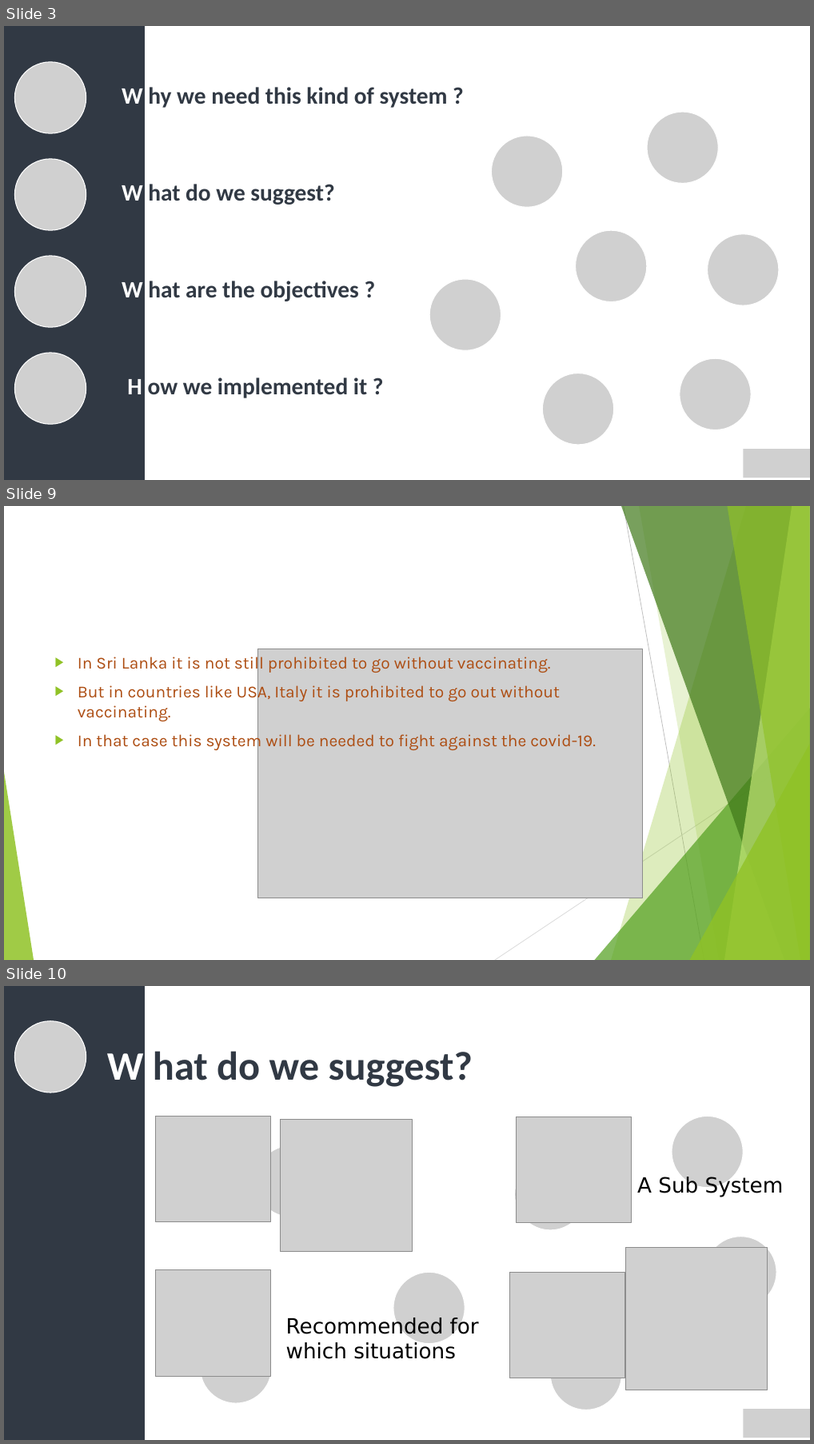
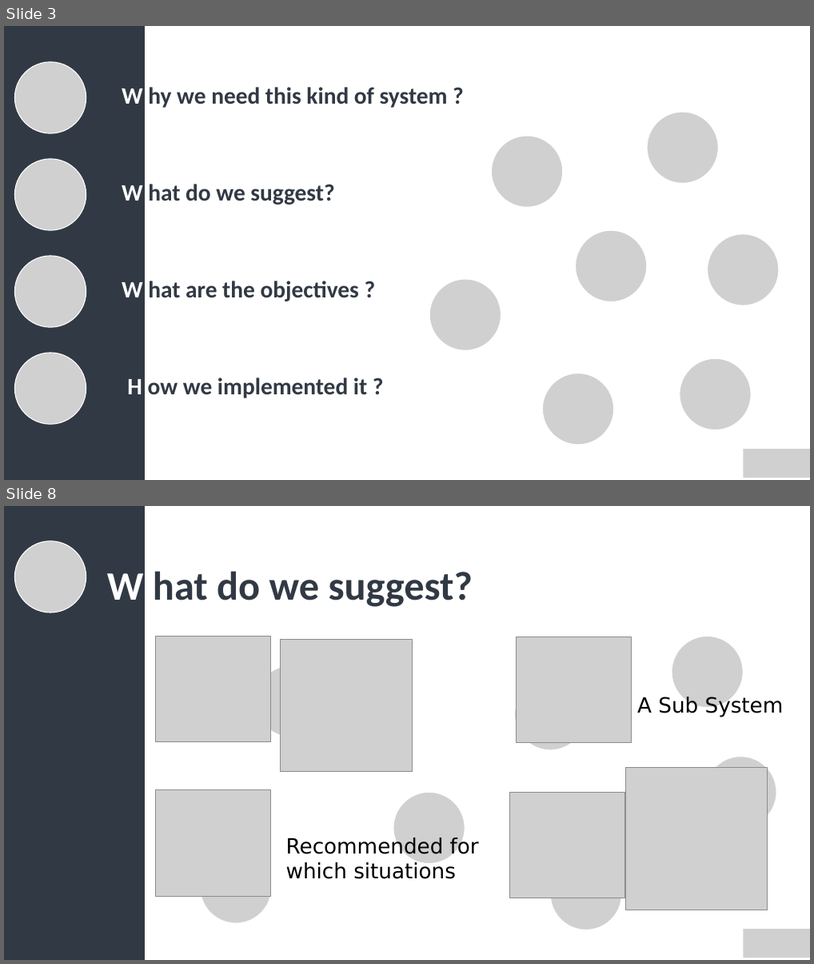
Before and after one commit to AKasuniNihara/URVacc_Matlab-, a slide deck: Presentation/Presentation.pptx. Shown one above the other, each under a label of ours: slides 3, 9 and 10 before the commit, slides 3 and 8 after it; the slides between them are not shown. The pictures are 814x1444 and 814x964 pixels, drawn with LibreOffice and Linux fonts; fonts in the diff are those of the drawing; grey boxes stand for pictures. Boxes give left, top, right and bottom in pixels: in the first picture for what was removed or moved away, otherwise in the second. Text is boxed around its words. In the diff, an @@ line names an element or a change of style, - is before the commit and + after.

```diff
--- a/Presentation/Presentation.pptx
+++ b/Presentation/Presentation.pptx
@@ slide 9 removed at bbox=[4, 506, 810, 960], background #FFFFFF @@
@@ picture removed at bbox=[258, 648, 643, 897] @@
@@ text removed at bbox=[78, 653, 596, 750] @@
-▶ In Sri Lanka it is not still prohibited to go without vaccinating.
-▶ But in countries like USA, Italy it is prohibited to go out without vaccinating.
-▶ In that case this system will be needed to fight against the covid-19.
@@ group removed at bbox=[4, 506, 810, 960]: 5 freeform shapes, 3 triangles, 2 lines @@
@@ what was slide 10 is now slide 8 @@
```
Also in this commit, not shown: 3 slides changed, 8 slides added, 4 other slides removed, 11 other files.
